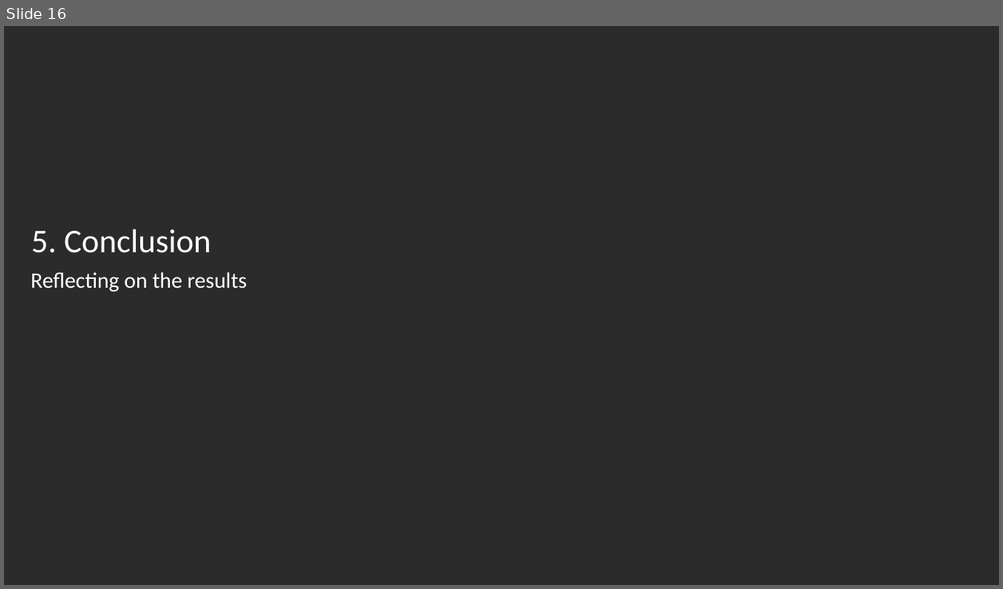
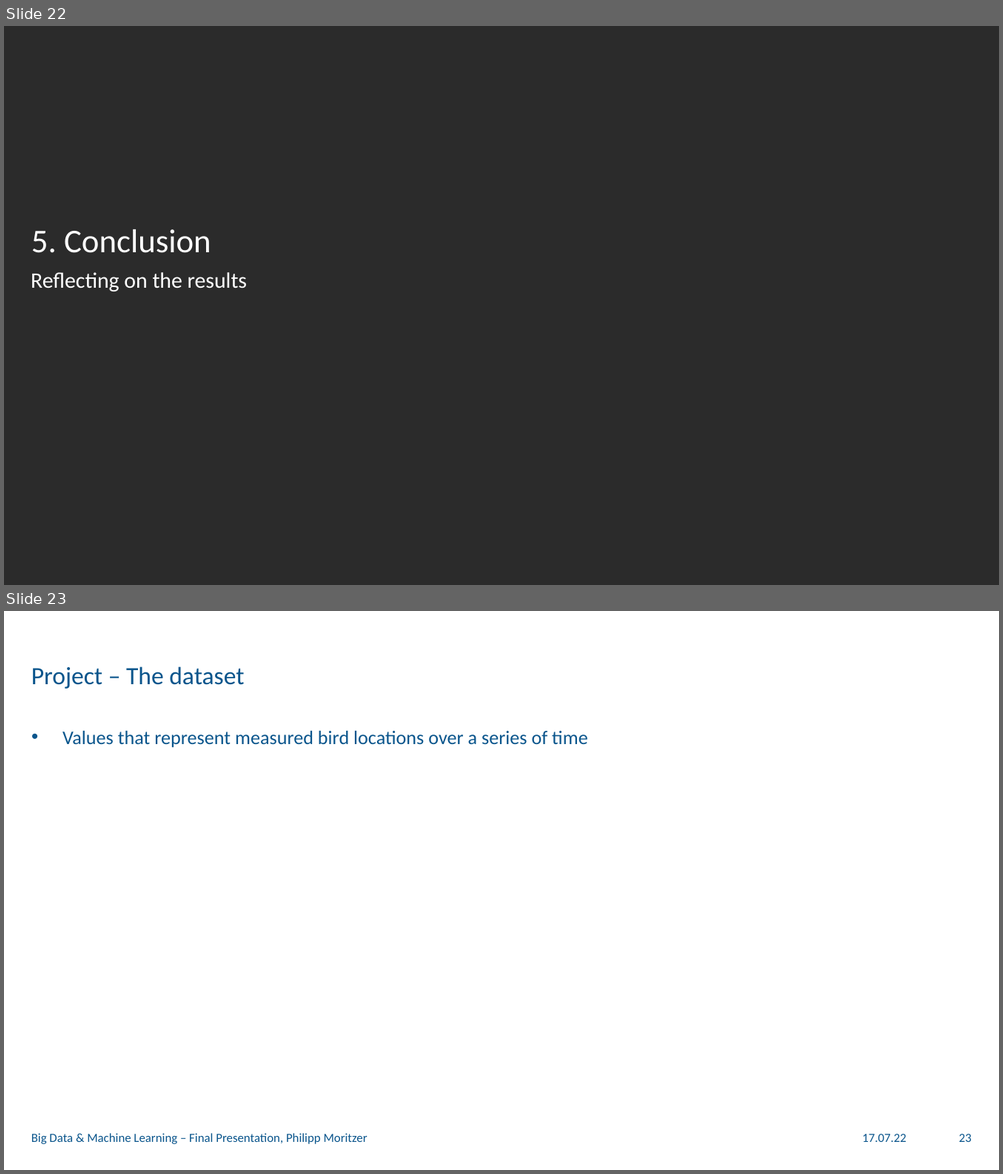
Before and after one commit to philippmoritzer/bd-ml-project, a slide deck: docs/presentation.pptx. Shown one above the other, each under a label of ours: slide 16 before the commit, slides 22 and 23 after it. The pictures are 1003x589 and 1003x1174 pixels, drawn with LibreOffice and Linux fonts; fonts in the diff are those of the drawing; background and template pictures are left out; a plain dark background stands for a picture behind light text. Boxes give left, top, right and bottom in pixels: in the first picture for what was removed or moved away, otherwise in the second. Text is boxed around its words. In the diff, an @@ line names an element or a change of style, - is before the commit and + after.

```diff
--- a/docs/presentation.pptx
+++ b/docs/presentation.pptx
@@ slide 23 added at bbox=[4, 611, 999, 1170], background picture (left out) @@
@@ title added at bbox=[31, 667, 244, 689], 18 pt, text #0A558C @@
+Project – The dataset
@@ text added at bbox=[62, 731, 588, 748], 14 pt, text #0A558C @@
+• Values that represent measured bird locations over a series of time
@@ text added at bbox=[31, 1133, 367, 1145], 9 pt, text #0A558C @@
+Big Data & Machine Learning – Final Presentation, Philipp Moritzer
@@ text added at bbox=[862, 1134, 906, 1142], 9 pt, text #0A558C @@
+17.07.22
@@ page number added at bbox=[959, 1134, 971, 1142], 9 pt, text #0A558C @@
+23
@@ what was slide 16 is now slide 22 @@
```
Also in this commit, not shown: 6 other slides added, 1 other file.
